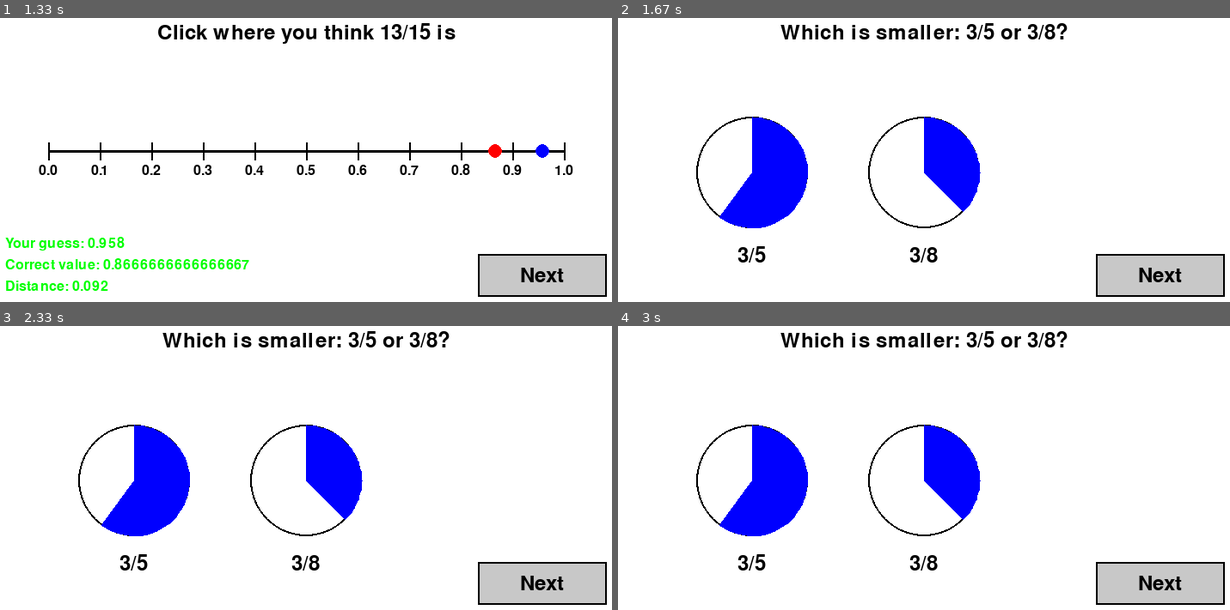
Above: before the commit, frames 1-4 (two rows, left to right).
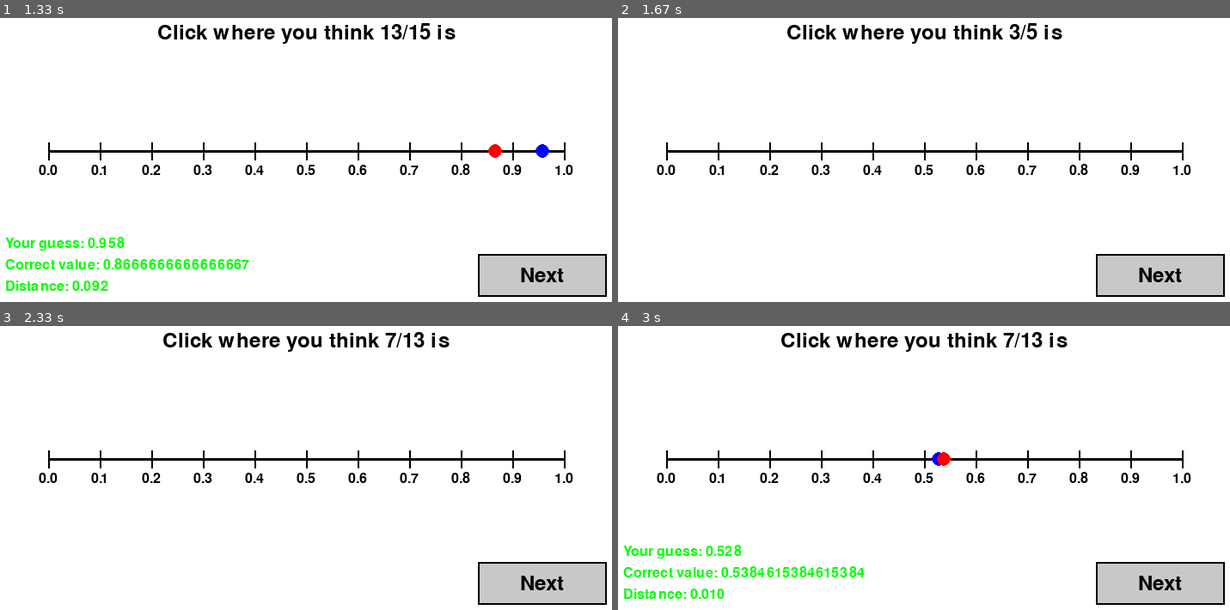
Above: after the commit, the same moments.

Repository: gulyakovaop-cloud/learn-fractions
Game: pygame game, started from learn_pygame_solid.py
Two runs of this game, one before a commit and one after it. Both use one fixed random seed, a clock stepped at 60 frames per second and the inputs below.
Inputs (mouse positions are in pixels of both pictures, inside the frame that each line leads up to):
- Up to frame 1 (1.33 s): click "B) 1/3" at 0.38 s; tap Enter at 0.67 s; click "Next" at 1.05 s
- Up to frame 2 (1.67 s): click "Next" at 1.38 s
- Up to frame 3 (2.33 s): click "Next" at 1.72 s; click (556, 578) at 2.05 s
- Up to frame 4 (3 s): click (936, 343) at 2.38 s

Frame 1 is identical in both runs. In frame 2, 8.8% of the frame differs, in the area x 6-94%, y 1-87%; in frame 3, 8.8%; in frame 4, 10%, in the area x 0-94%, y 1-97%.

Commit message:
Disable not finished fruction multiplication

Diff:
--- a/learn_pygame_solid.py
+++ b/learn_pygame_solid.py
@@ -42,7 +42,7 @@
         AdvancedFractionComparisonExercise(difficulty="easy"),
         AdvancedFractionComparisonExercise(difficulty="medium"),
         AdvancedFractionComparisonExercise(difficulty="hard"),
-        MultiplicationExercise(difficulty="easy"),
+        # MultiplicationExercise(difficulty="easy"),
         # MultiplicationExercise(difficulty="medium"),
         # MultiplicationExercise(difficulty="hard"),
     ]
